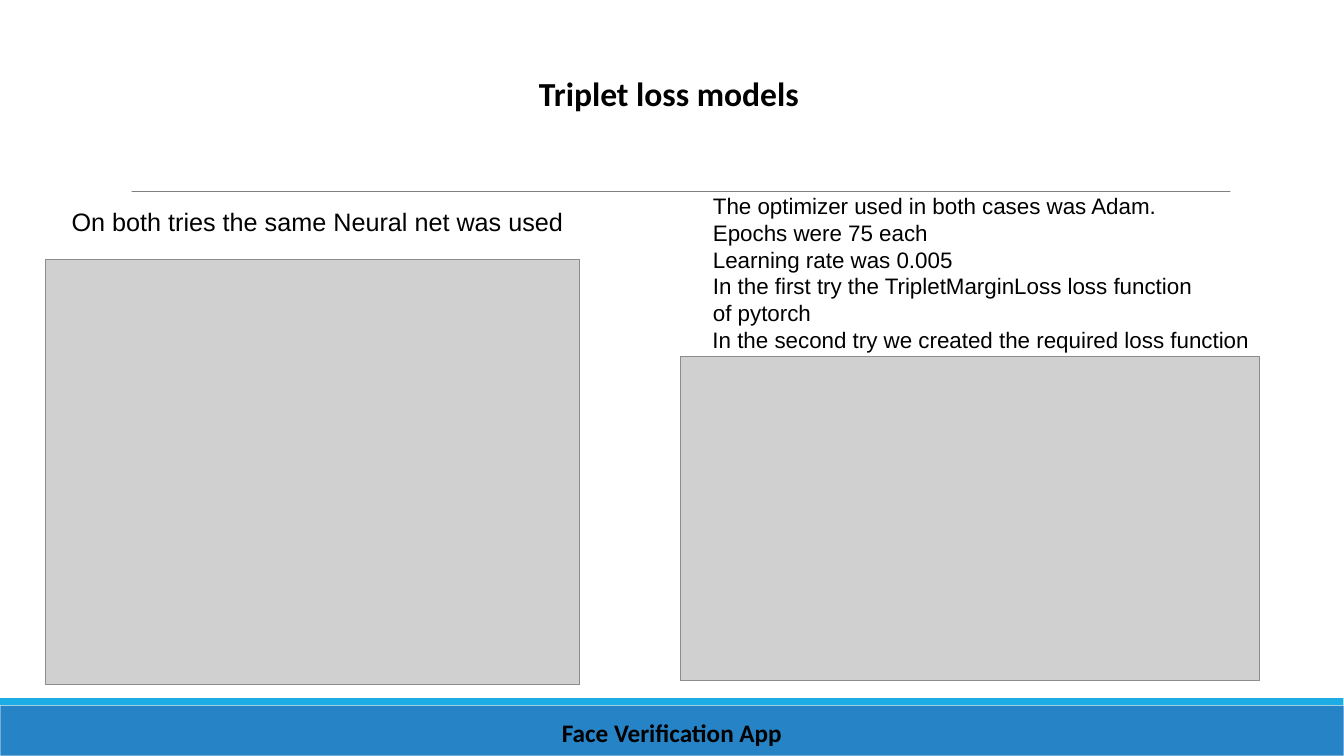
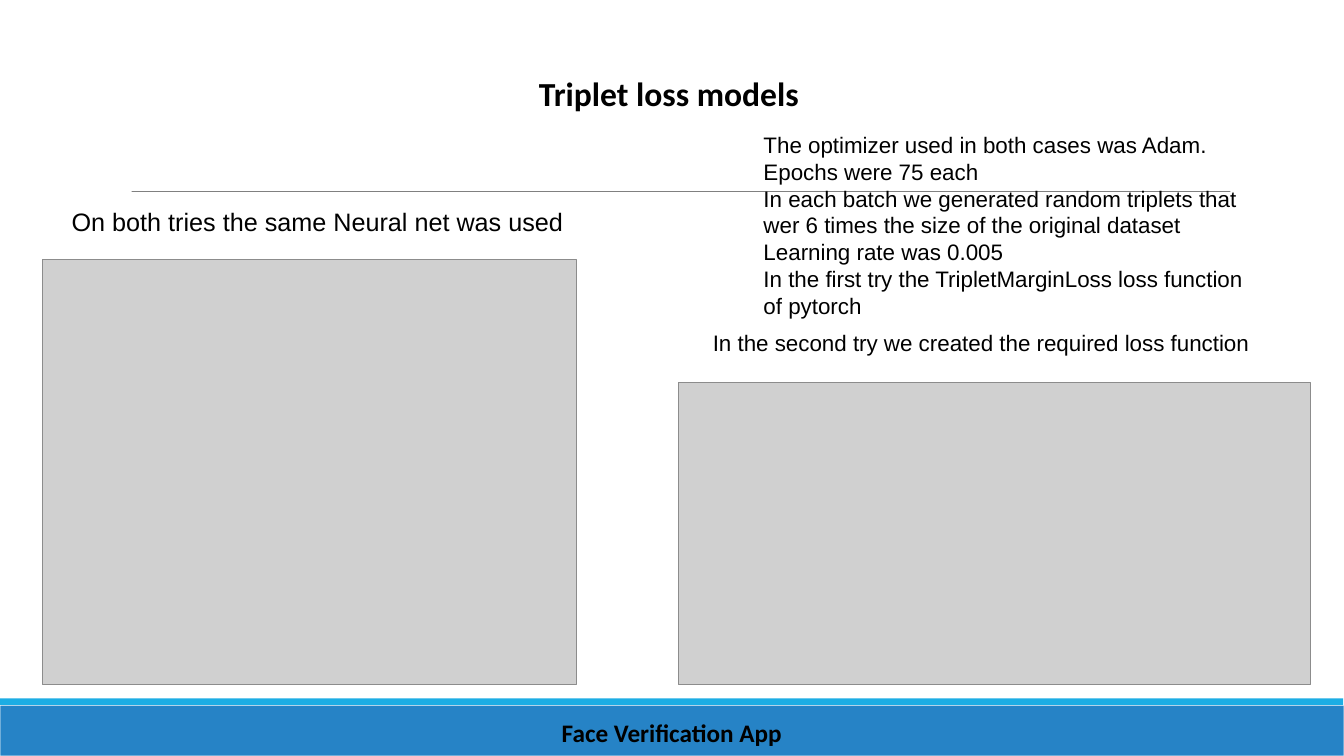
Before and after one commit to fotis93/deep_learning, a slide deck: slide 14 of deeep_learning/DL-Face_Verification.pptx. Drawn at 1344x756 pixels with LibreOffice and Linux fonts; fonts in the diff are those of the drawing; grey boxes stand for pictures. Boxes give left, top, right and bottom in pixels: in the first picture for what was removed or moved away, otherwise in the second. Text is boxed around its words. In the diff, an @@ line names an element or a change of style, - is before the commit and + after.

```diff
--- a/deeep_learning/DL-Face_Verification.pptx
+++ b/deeep_learning/DL-Face_Verification.pptx
@@ text "The optimizer used in both ...": place and size @@
-text "The optimizer used in both ..." at (713, 197, 1192, 326)
+text "The optimizer used in both ..." at (763, 136, 1242, 319)
@@ line (132, 192) - (1231, 192): stroke #808080 0.5 pt to #808080 0.51 pt @@
@@ text at (763, 190, 1236, 238): paragraph added @@
+In each batch we generated random triplets that wer 6 times the size of the original dataset
@@ picture: place and size @@
-picture at (681, 356, 1260, 681)
+picture at (679, 382, 1311, 685)
```
Also in this commit, not shown: 21 other slides changed, 8 other files.
